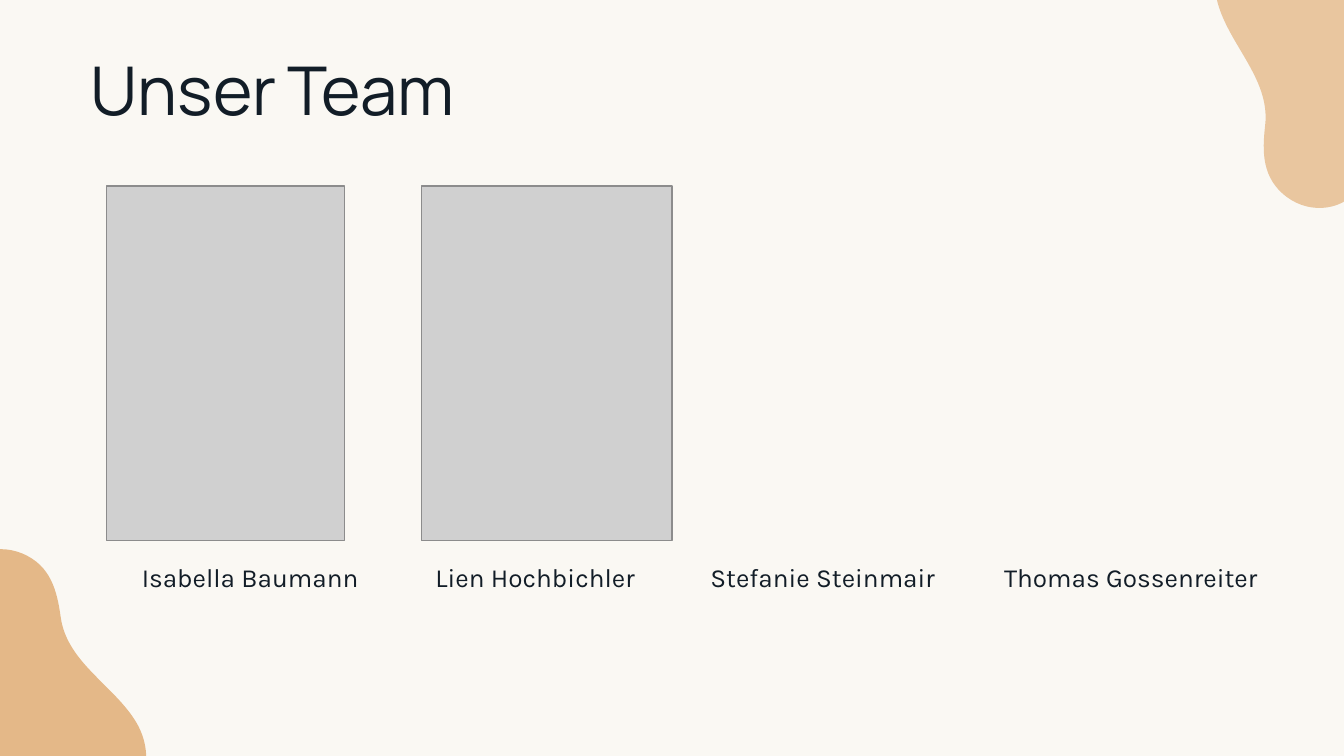
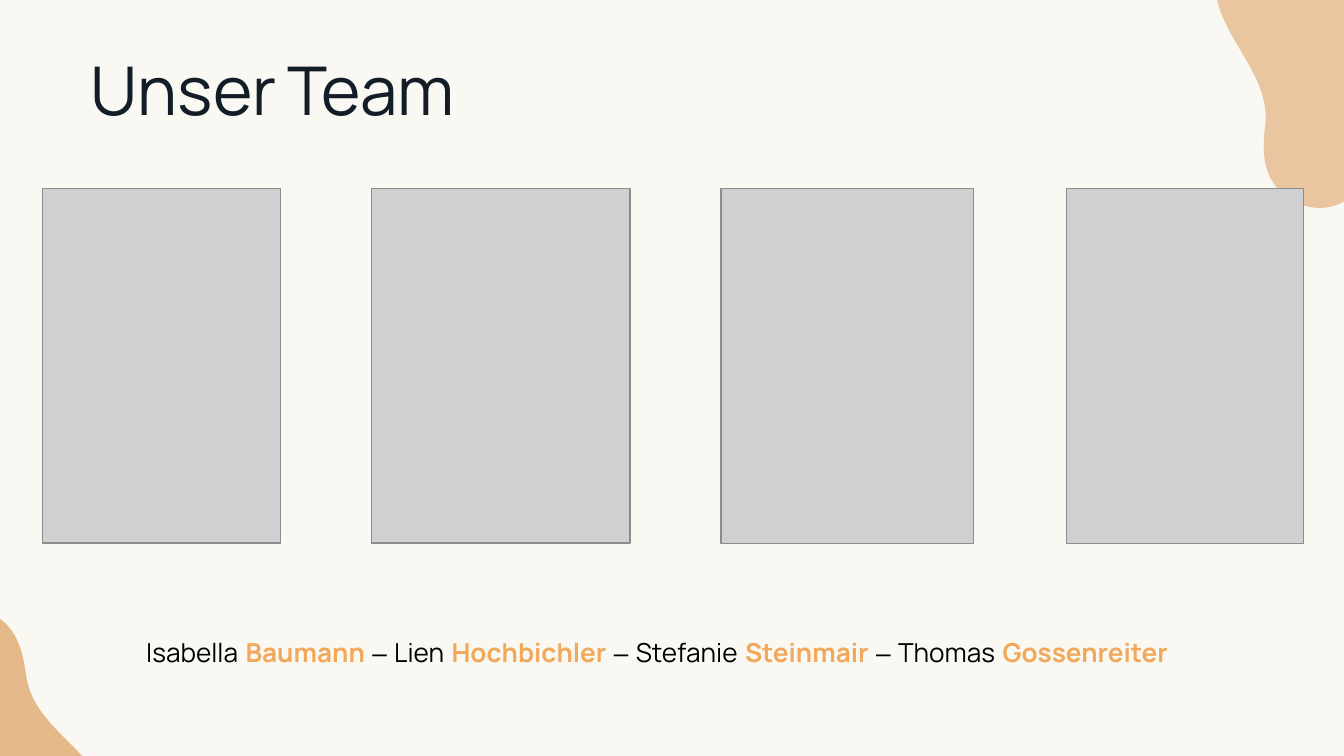
Before and after one commit to LearnHubITP/LearnHub, a slide deck: slide 4 of LearnHub.pptx. Drawn at 1344x756 pixels with LibreOffice and Linux fonts; fonts in the diff are those of the drawing; grey boxes stand for pictures. Boxes give left, top, right and bottom in pixels: in the first picture for what was removed or moved away, otherwise in the second. Text is boxed around its words. In the diff, an @@ line names an element or a change of style, - is before the commit and + after.

```diff
--- a/LearnHub.pptx
+++ b/LearnHub.pptx
@@ picture: place and size @@
-picture at (106,187,344,542)
+picture at (43,188,281,543)
@@ picture: place and size @@
-picture at (421,187,672,542)
+picture at (372,188,630,543)
@@ picture added at (720,188,973,543) @@
@@ picture added at (1067,188,1304,543) @@
@@ freeform shape: place and size @@
-freeform shape at (0,527,209,756)
+freeform shape at (0,585,176,756)
@@ text at (146,642,1168,663): text changed; font Karla to Manrope; text colour #121D27 to #F2A85A; bold on @@
-Isabella Baumann Lien Hochbichler Stefanie Steinmair Thomas Gossenreiter
+Isabella Baumann – Lien Hochbichler – Stefanie Steinmair – Thomas Gossenreiter
```
Also in this commit, not shown: 7 other slides changed.
